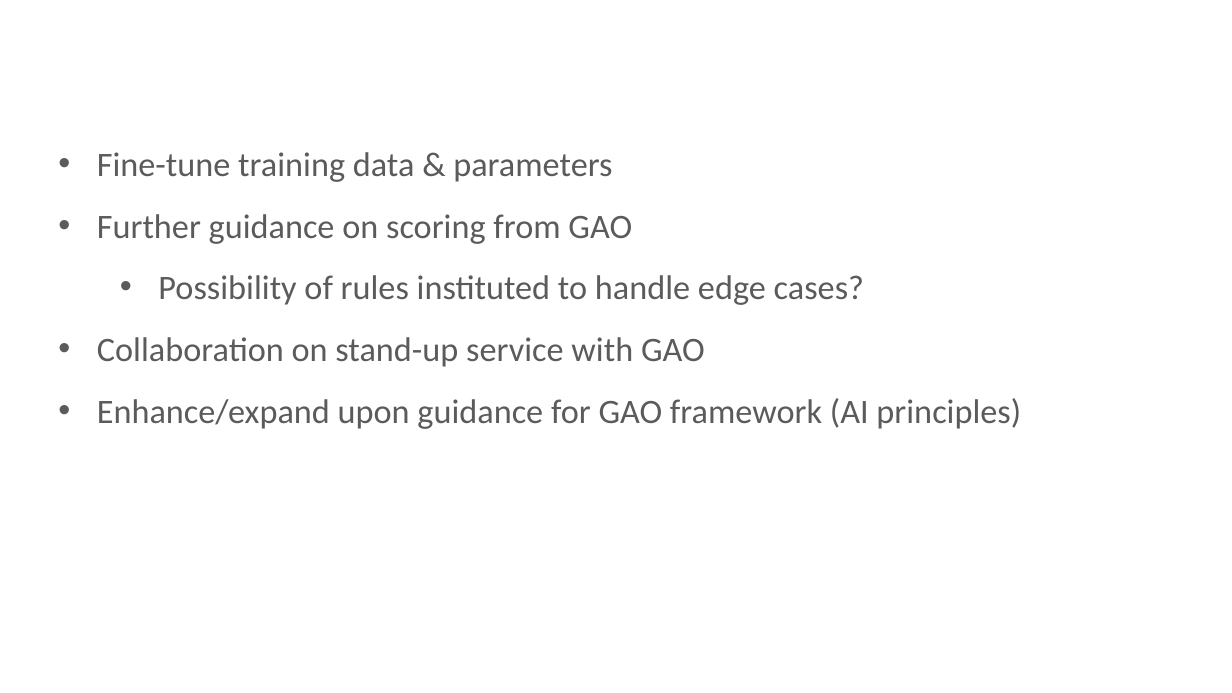
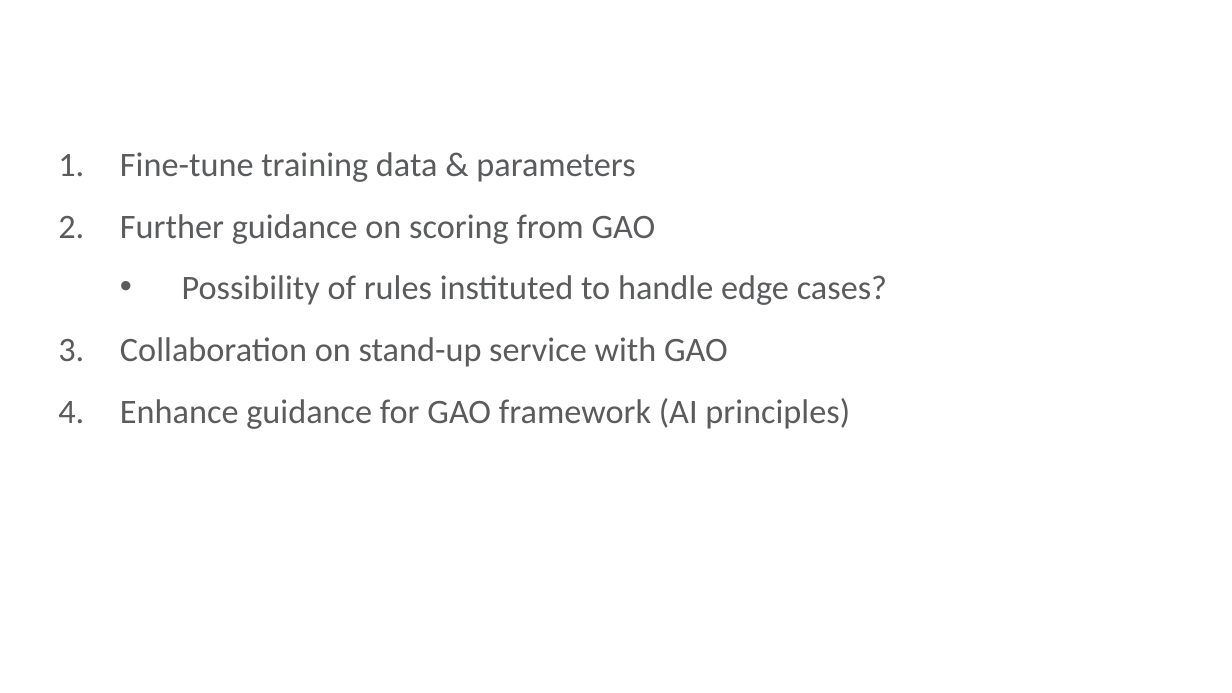
Before and after one commit to ethanmoscot/gao-ai, a slide deck: slide 8 of doc/gao_ai_proposal.pptx. Drawn at 1232x693 pixels with LibreOffice and Linux fonts; fonts in the diff are those of the drawing; background and template pictures are left out. Boxes give left, top, right and bottom in pixels: in the first picture for what was removed or moved away, otherwise in the second. Text is boxed around its words. In the diff, an @@ line names an element or a change of style, - is before the commit and + after.

Commit message:
Updated UI slide

```diff
--- a/doc/gao_ai_proposal.pptx
+++ b/doc/gao_ai_proposal.pptx
@@ text at <box>120,152,887,367</box>: bullet • to 1.; indent changed @@
@@ text at <box>120,398,850,429</box>: text changed @@
-• Enhance/expand upon guidance for GAO framework (AI principles)
+4. Enhance guidance for GAO framework (AI principles)
```
Also in this commit, not shown: 1 other slide changed.
